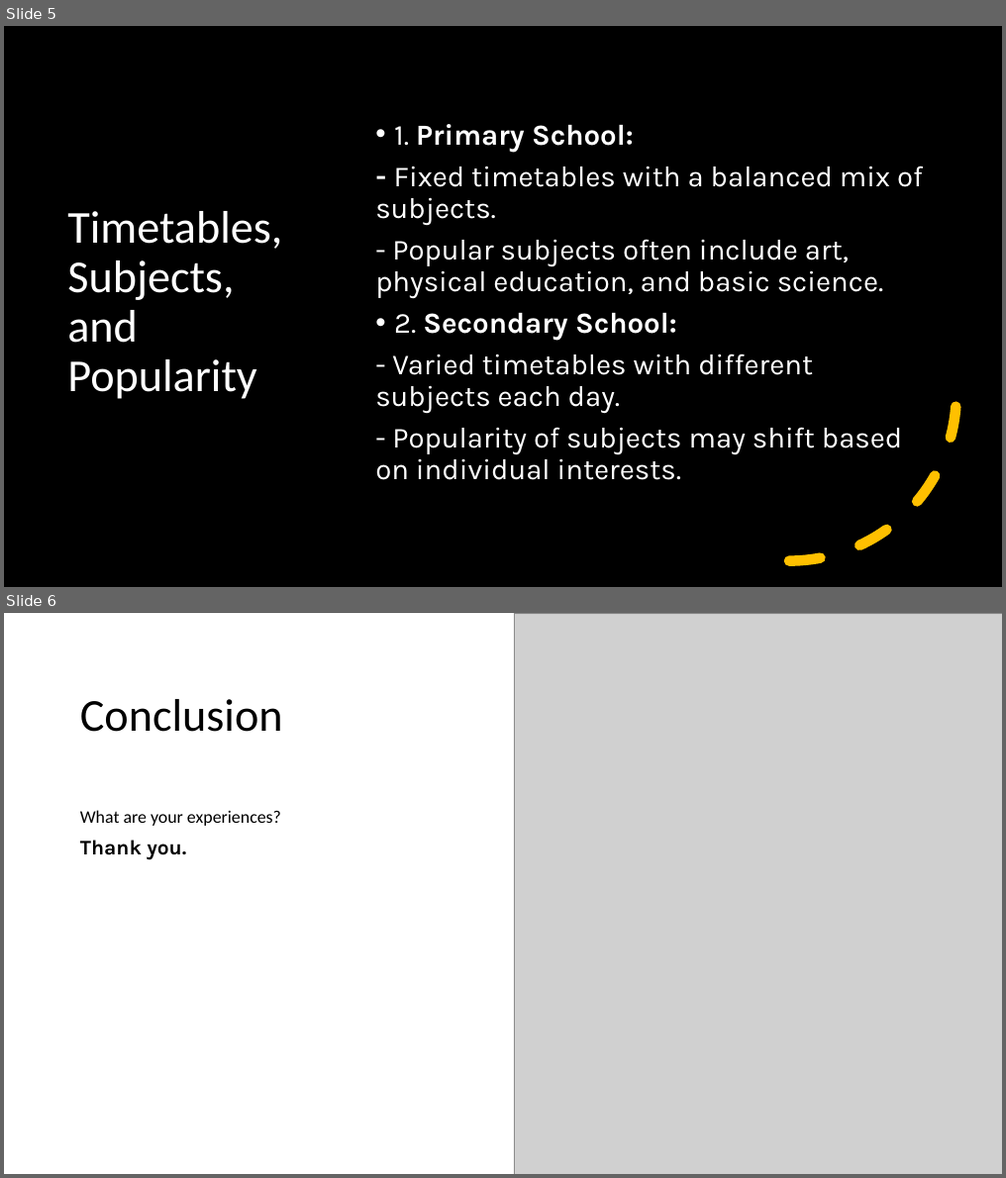
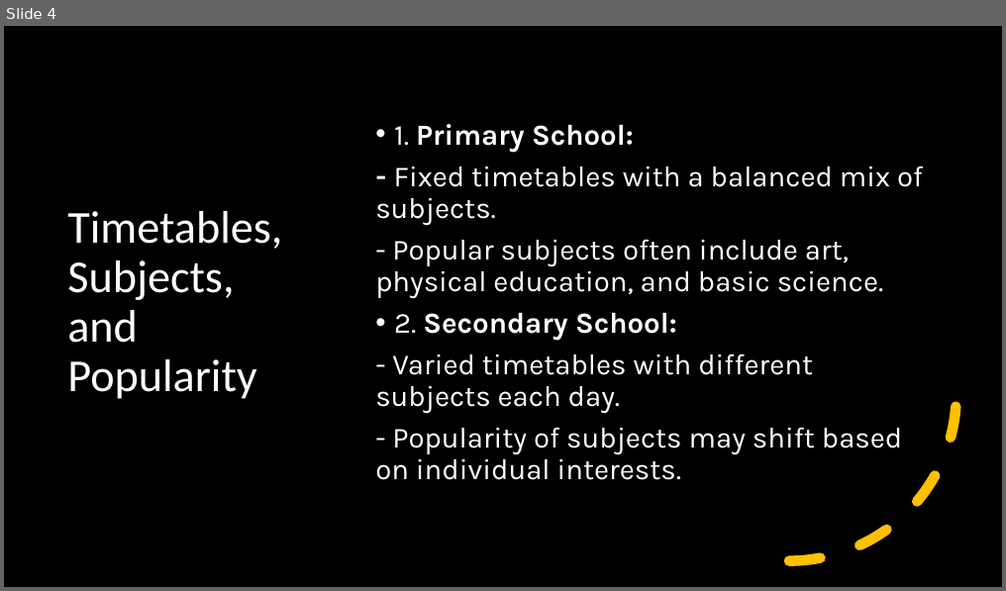
Before and after one commit to Palacsinta002/12.C_Erettsegi, a slide deck: Angol/school_AA_CSP.pptx. Shown one above the other, each under a label of ours: slides 5 and 6 before the commit, slide 4 after it. The pictures are 1006x1178 and 1006x591 pixels, drawn with LibreOffice and Linux fonts; fonts in the diff are those of the drawing; grey boxes stand for pictures; background and template pictures are left out; a plain dark background stands for a picture behind light text. Boxes give left, top, right and bottom in pixels: in the first picture for what was removed or moved away, otherwise in the second. Text is boxed around its words. In the diff, an @@ line names an element or a change of style, - is before the commit and + after.

```diff
--- a/Angol/school_AA_CSP.pptx
+++ b/Angol/school_AA_CSP.pptx
@@ slide 6 removed at (4,613,1002,1174), background #FFFFFF @@
@@ picture removed at (514,613,1002,1174) @@
@@ title removed at (80,699,283,732) @@
-Conclusion
@@ text removed at (80,810,281,861) @@
-What are your experiences?
-Thank you.
@@ what was slide 5 is now slide 4 @@
```
Also in this commit, not shown: 1 slide changed, 1 other slide removed, 10 other files.
